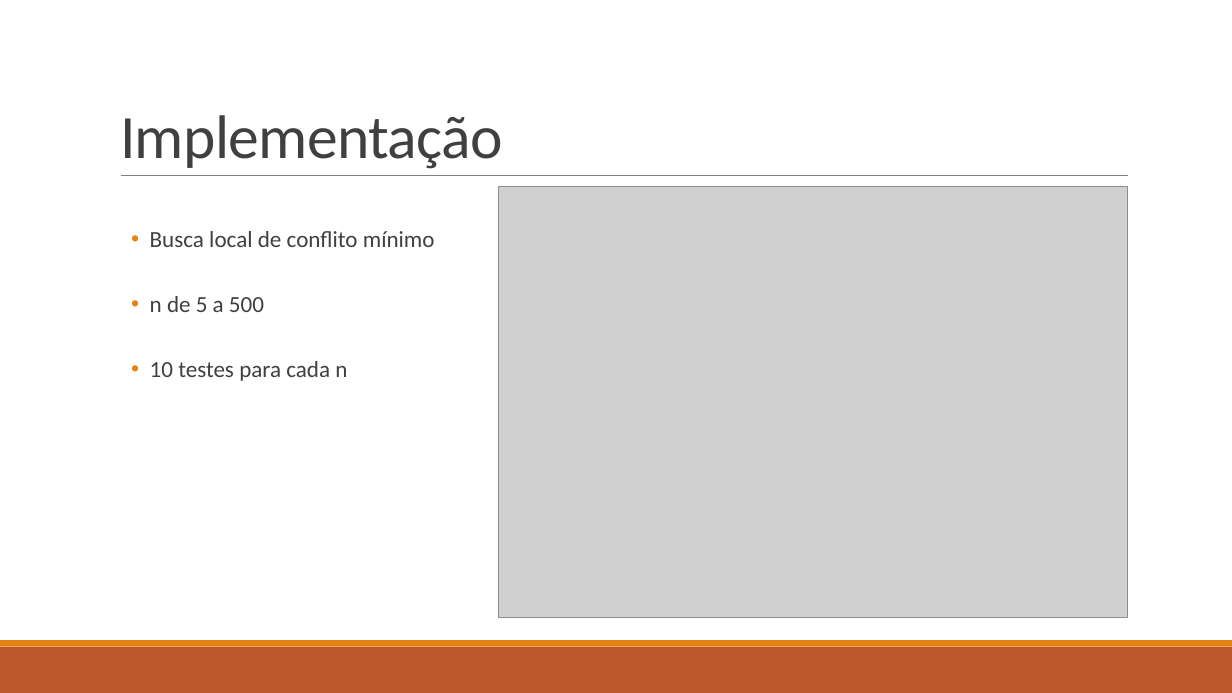
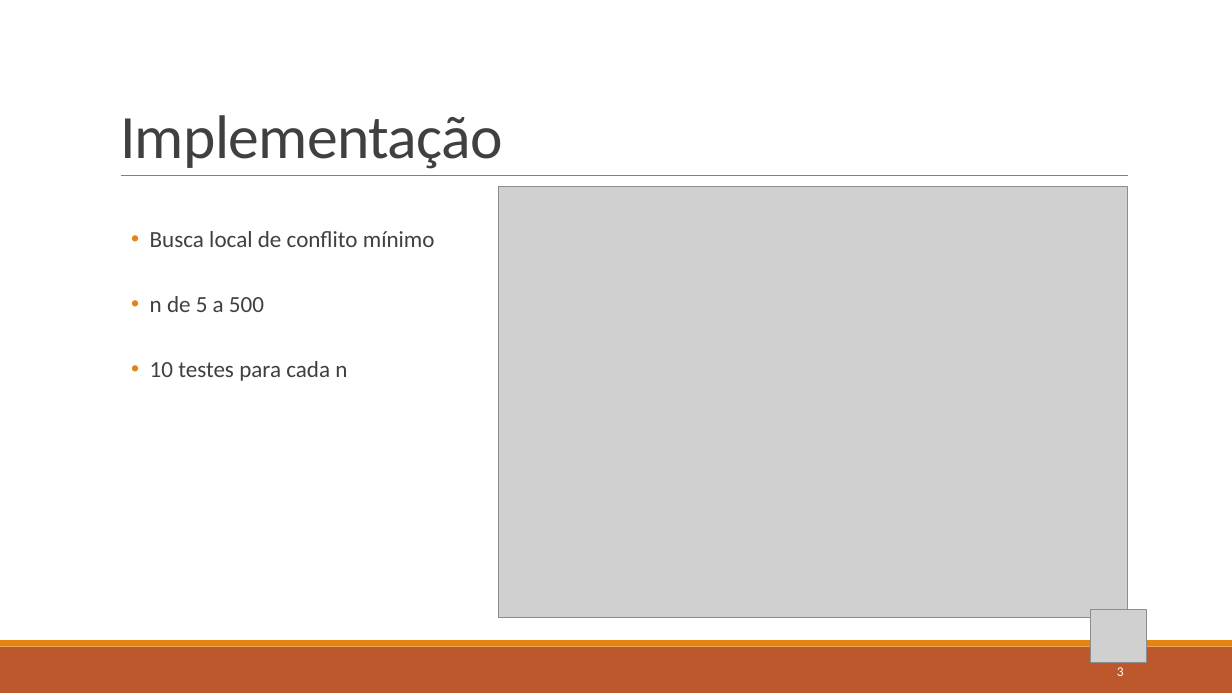
Before and after one commit to BeholderDEV/discretequeensproblem, a slide deck: slide 3 of N-Queens Problem Complexidade.pptx. Drawn at 1232x693 pixels with LibreOffice and Linux fonts; fonts in the diff are those of the drawing; grey boxes stand for pictures. Boxes give left, top, right and bottom in pixels: in the first picture for what was removed or moved away, otherwise in the second. Text is boxed around its words. In the diff, an @@ line names an element or a change of style, - is before the commit and + after.

```diff
--- a/N-Queens Problem Complexidade.pptx
+++ b/N-Queens Problem Complexidade.pptx
@@ picture added at bbox=[1092, 610, 1148, 663] @@
@@ page number added at bbox=[1117, 667, 1124, 676], 10.5 pt, text #FFFFFF @@
+3
```
Also in this commit, not shown: 5 other slides changed, 2 slides added, 1 slide removed, 9 other files.
